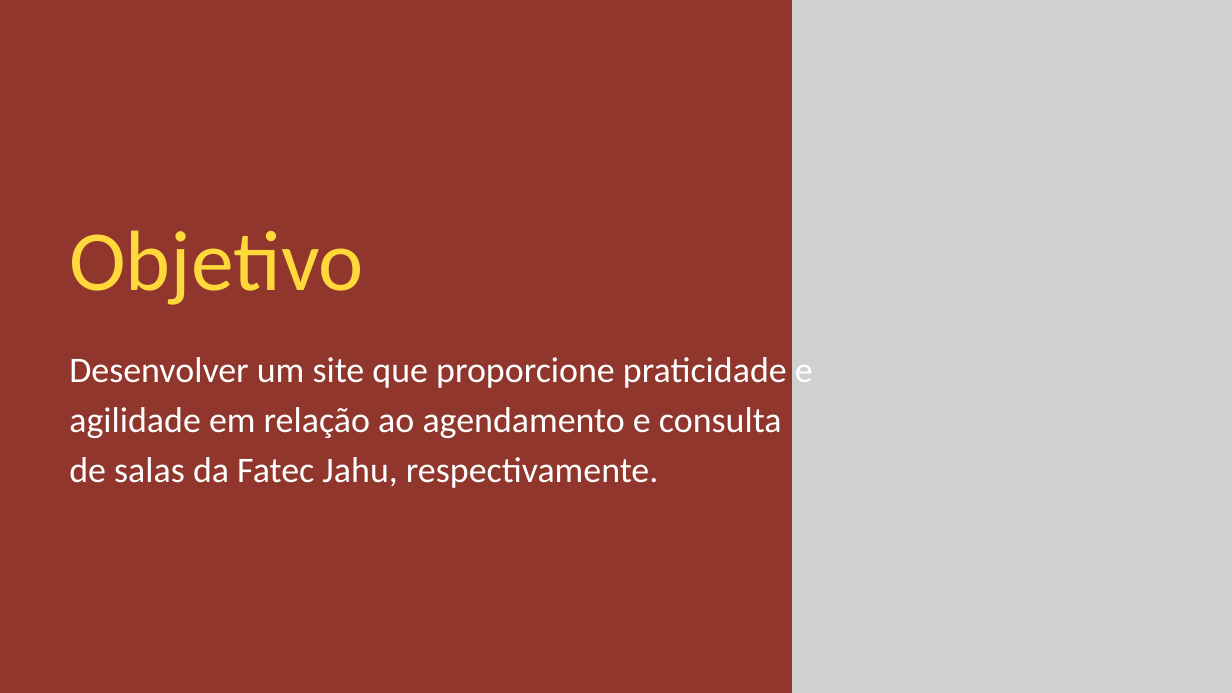
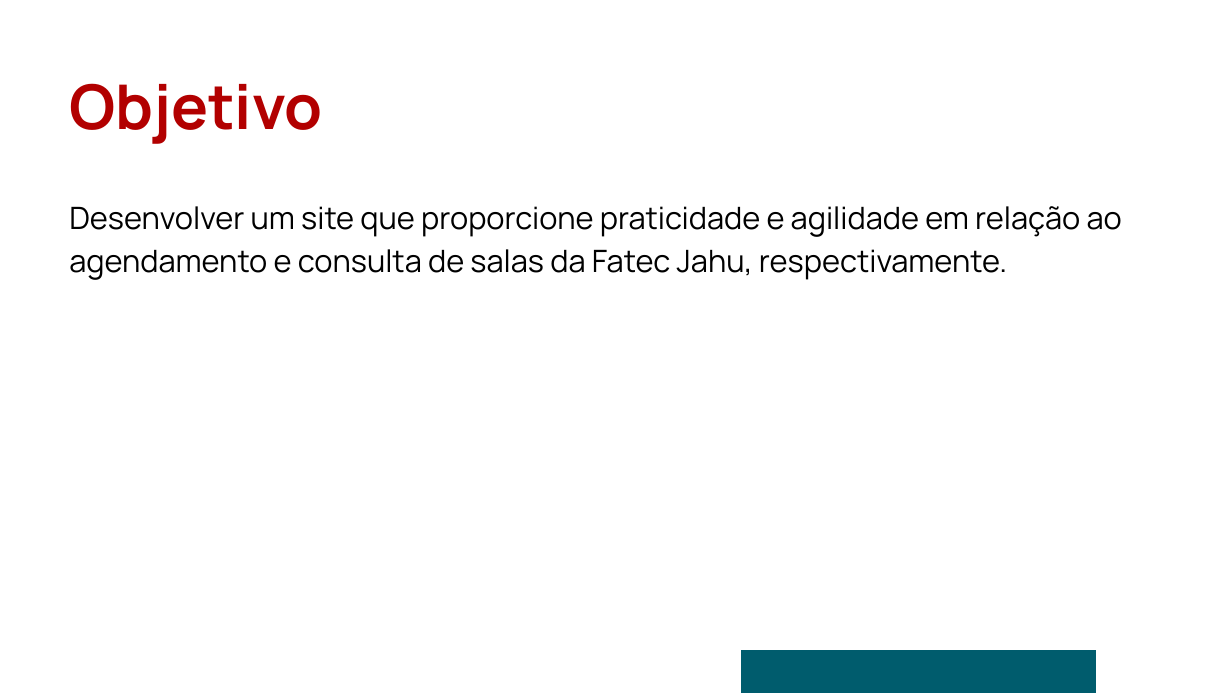
Before and after one commit to Agenda-Fatec/Documentos, a slide deck: slide 4 of Slides/PI.pptx. Drawn at 1232x693 pixels with LibreOffice and Linux fonts; fonts in the diff are those of the drawing; grey boxes stand for pictures. Boxes give left, top, right and bottom in pixels: in the first picture for what was removed or moved away, otherwise in the second. Text is boxed around its words. In the diff, an @@ line names an element or a change of style, - is before the commit and + after.

```diff
--- a/Slides/PI.pptx
+++ b/Slides/PI.pptx
@@ background #90362C to #FFFFFF @@
@@ picture removed at <box>792,0,1232,693</box> @@
@@ picture removed at <box>938,0,1232,693</box> @@
@@ text "Objetivo": place and size @@
-text "Objetivo" at <box>69,230,364,305</box>
+text "Objetivo" at <box>69,83,323,144</box>
@@ text "Objetivo" at <box>69,83,323,144</box>: size 100 to 72 pt, font Calibri to Manrope, text colour #FFD93B to #B20000, bold on; line spacing 120pt to 100.8pt @@
@@ text "Desenvolver um site que proporcione ...": place and size @@
-text "Desenvolver um site que proporcione ..." at <box>69,357,813,488</box>
+text "Desenvolver um site que proporcione ..." at <box>69,206,1122,280</box>
@@ text "Desenvolver um site que proporcione ..." at <box>69,206,1122,280</box>: size 42 to 36 pt, font Calibri to Manrope, text colour #FFFFFF to #000000; line spacing 58.8pt to 50.4pt @@
@@ freeform shape added at <box>740,650,1096,693</box>, fill #005C6D @@
```
Also in this commit, not shown: 6 other slides changed, 15 slides added, 9 slides removed, 6 other files.
